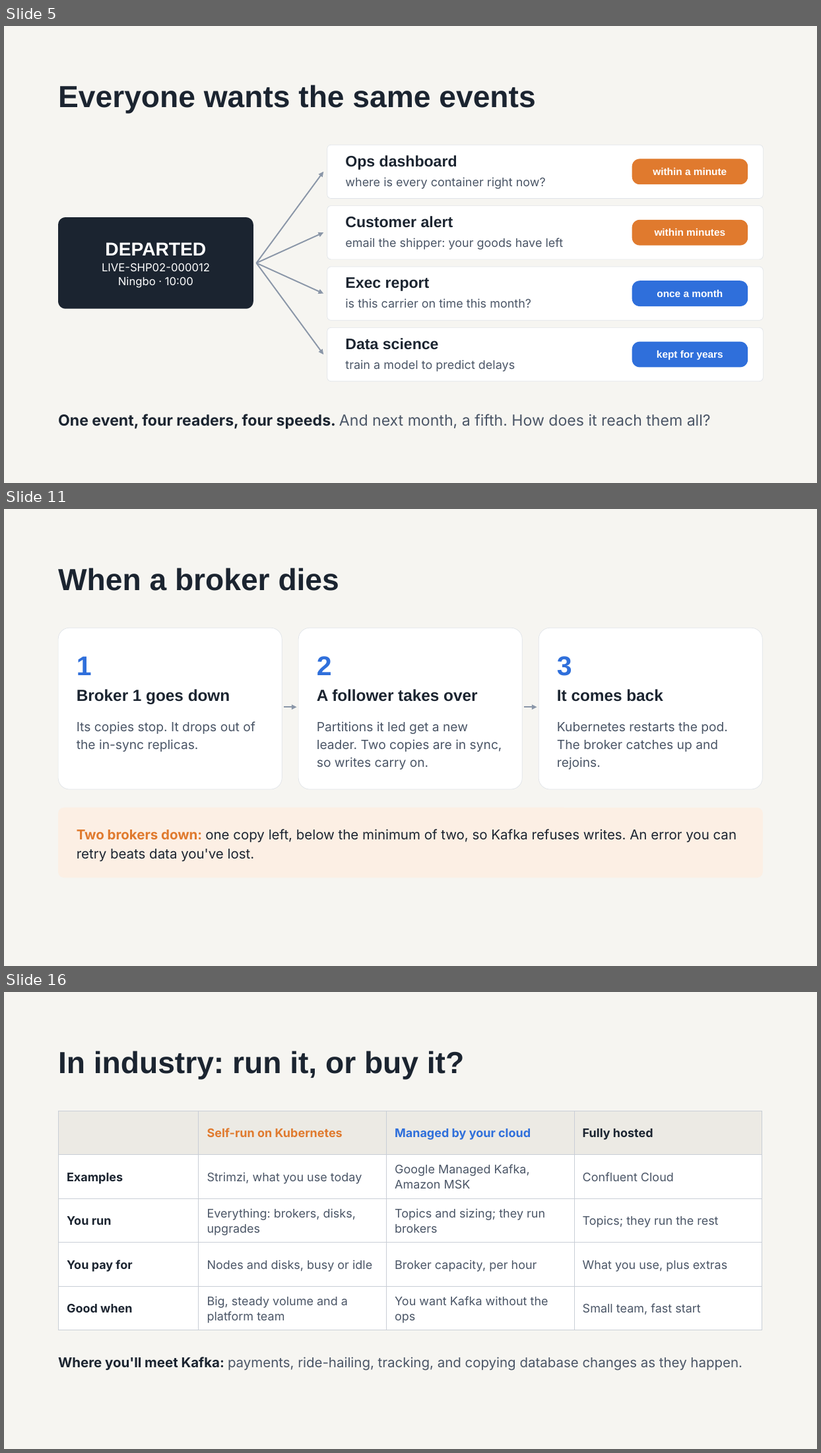
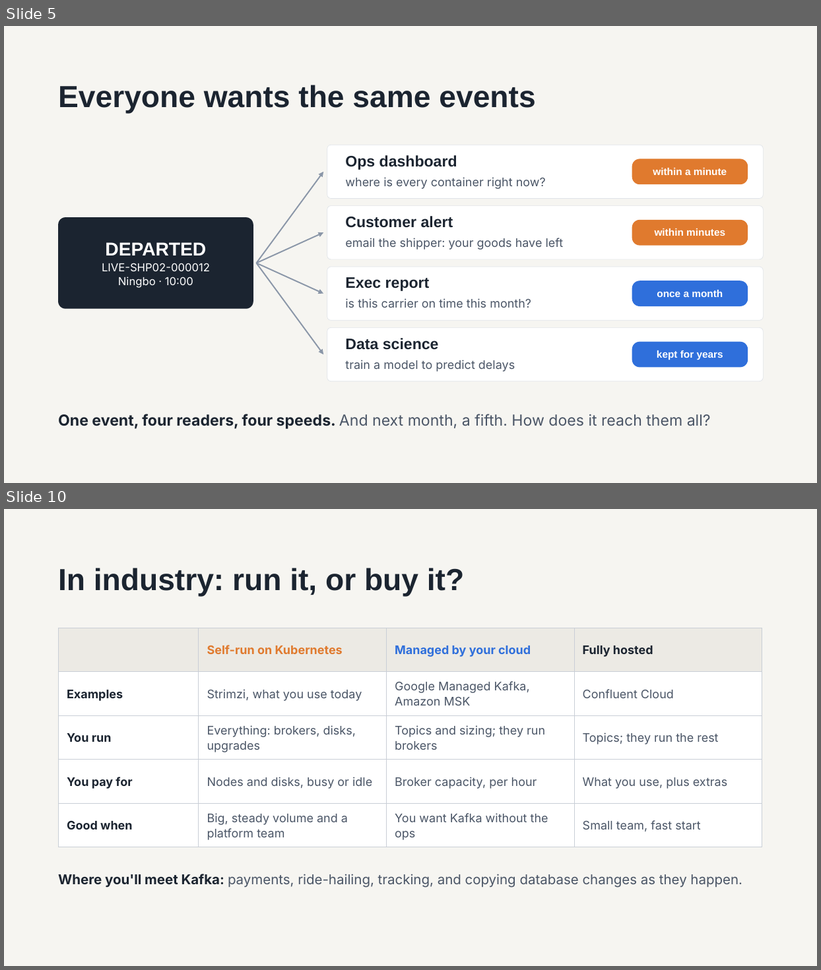
Before and after one commit to 1768SAIKUMAR/cloud-computing-srh, a slide deck: sessions/05-kafka-on-gke/slides/session-05-kafka-on-gke.pptx. Shown one above the other, each under a label of ours: slides 5, 11 and 16 before the commit, slides 5 and 10 after it; the slides between them are not shown. The pictures are 821x1453 and 821x970 pixels, drawn with LibreOffice and Linux fonts; fonts in the diff are those of the drawing. Boxes give left, top, right and bottom in pixels: in the first picture for what was removed or moved away, otherwise in the second. Text is boxed around its words. In the diff, an @@ line names an element or a change of style, - is before the commit and + after.

```diff
--- a/sessions/05-kafka-on-gke/slides/session-05-kafka-on-gke.pptx
+++ b/sessions/05-kafka-on-gke/slides/session-05-kafka-on-gke.pptx
@@ slide 11 removed at (x1=4, y1=509, x2=817, y2=966), background #F6F5F1 @@
@@ title removed at (x1=58, y1=568, x2=339, y2=591) @@
-When a broker dies
@@ rounded rectangle removed at (x1=58, y1=628, x2=282, y2=789) @@
@@ rounded rectangle removed at (x1=298, y1=628, x2=523, y2=789) @@
@@ rounded rectangle removed at (x1=539, y1=628, x2=763, y2=789) @@
@@ text removed at (x1=77, y1=656, x2=92, y2=675) @@
-1
@@ text removed at (x1=317, y1=656, x2=332, y2=675) @@
-2
@@ text removed at (x1=557, y1=656, x2=572, y2=676) @@
-3
@@ text removed at (x1=77, y1=689, x2=230, y2=704) @@
-Broker 1 goes down
@@ text removed at (x1=317, y1=689, x2=477, y2=702) @@
-A follower takes over
@@ text removed at (x1=557, y1=689, x2=663, y2=702) @@
-It comes back
@@ text removed at (x1=77, y1=722, x2=255, y2=752) @@
-Its copies stop. It drops out of the in-sync replicas.
@@ arrow removed from (284, 707) to (297, 707) @@
@@ text removed at (x1=317, y1=722, x2=502, y2=770) @@
-Partitions it led get a new leader. Two copies are in sync, so writes carry on.
@@ arrow removed from (524, 707) to (537, 707) @@
@@ text removed at (x1=557, y1=722, x2=728, y2=770) @@
-Kubernetes restarts the pod. The broker catches up and rejoins.
@@ rounded rectangle removed at (x1=58, y1=808, x2=764, y2=878) @@
@@ text removed at (x1=77, y1=829, x2=737, y2=862) @@
-Two brokers down: one copy left, below the minimum of two, so Kafka refuses writes. An error you can retry beats data you've lost.
@@ what was slide 16 is now slide 10 @@
```
Also in this commit, not shown: 3 slides changed, 2 slides added, 7 other slides removed.
